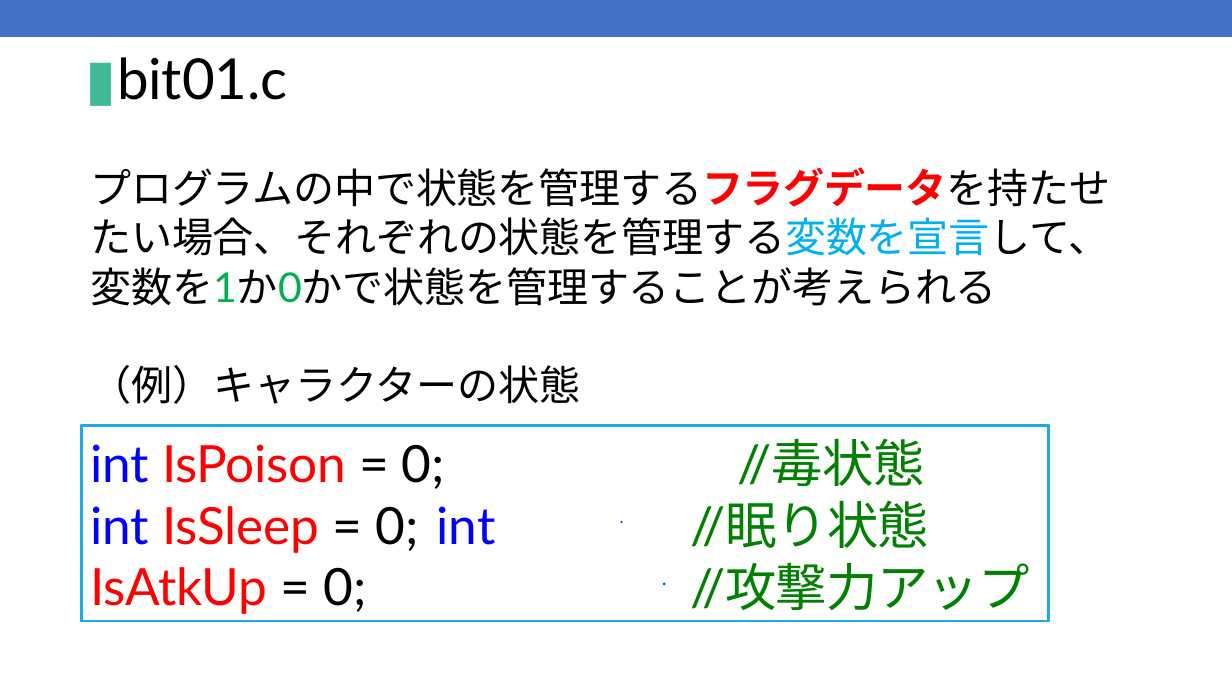
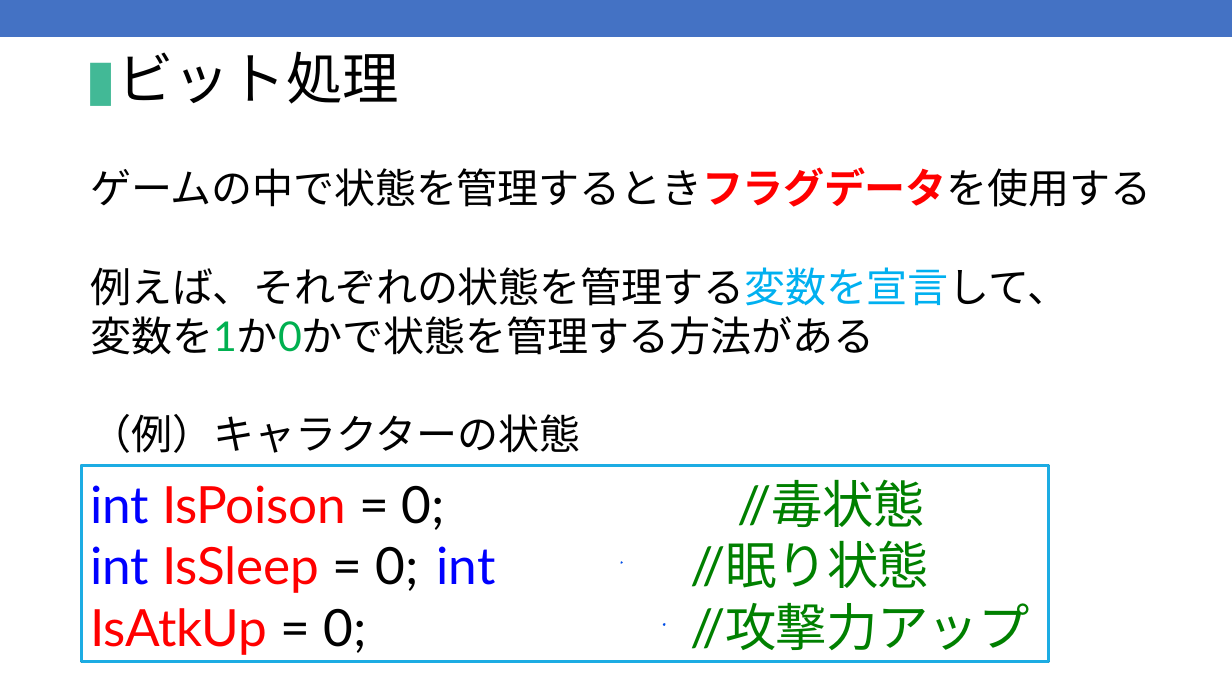
Before and after one commit to kic-murata/cpp2025, a slide deck: slide 2 of 授業資料/授業資料：ビット処理.pptx. Drawn at 1232x693 pixels with LibreOffice and Linux fonts; fonts in the diff are those of the drawing. Boxes give left, top, right and bottom in pixels: in the first picture for what was removed or moved away, otherwise in the second. Text is boxed around its words. In the diff, an @@ line names an element or a change of style, - is before the commit and + after.

```diff
--- a/授業資料/授業資料：ビット処理.pptx
+++ b/授業資料/授業資料：ビット処理.pptx
@@ title at [86,53,399,106]: text changed @@
-▮bit01.c
+▮ビット処理
@@ text at [90,167,1151,453]: text changed @@
-プログラムの中で状態を管理するフラグデータを持たせ
-たい場合、それぞれの状態を管理する変数を宣言して、
-変数を1か0かで状態を管理することが考えられる
-（例）キャラクターの状態
+ゲームの中で状態を管理するときフラグデータを使用する
+例えば、それぞれの状態を管理する変数を宣言して、
+変数を1か0かで状態を管理する方法がある
+（例）キャラクターの状態
@@ 4 freeform shapes, 3 texts: place and size @@
-4 freeform shapes, 3 texts at [81,425,1049,621]
+4 freeform shapes, 3 texts at [81,466,1049,662]
```
Also in this commit, not shown: 11 other slides changed, 12 slides added, 4 other files.
